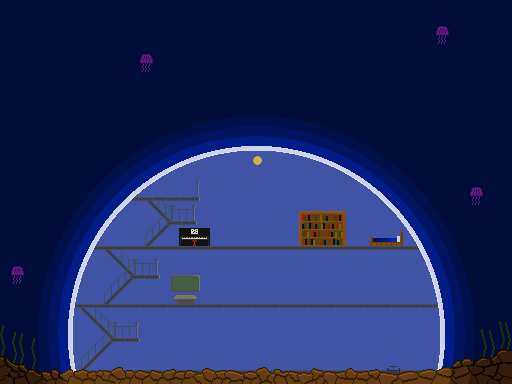
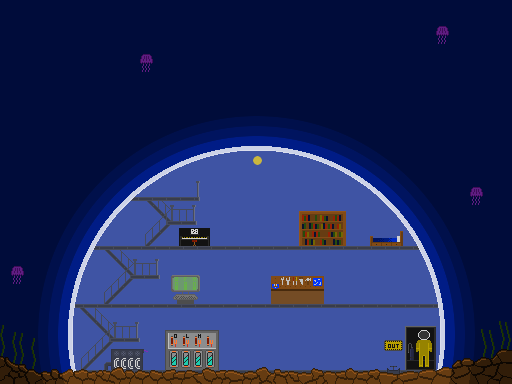
Layer changes from the first (512, 384) image to the second:
added layer "suit_cab" above "energy_rack" over [left=405, top=326, right=436, bottom=370]
added layer "energy_rack" above "floor" over [left=104, top=276, right=324, bottom=370]
added layer "out_panel" above "intérior" over [left=384, top=340, right=403, bottom=351]
painted on "computer" over [left=171, top=275, right=199, bottom=300]
